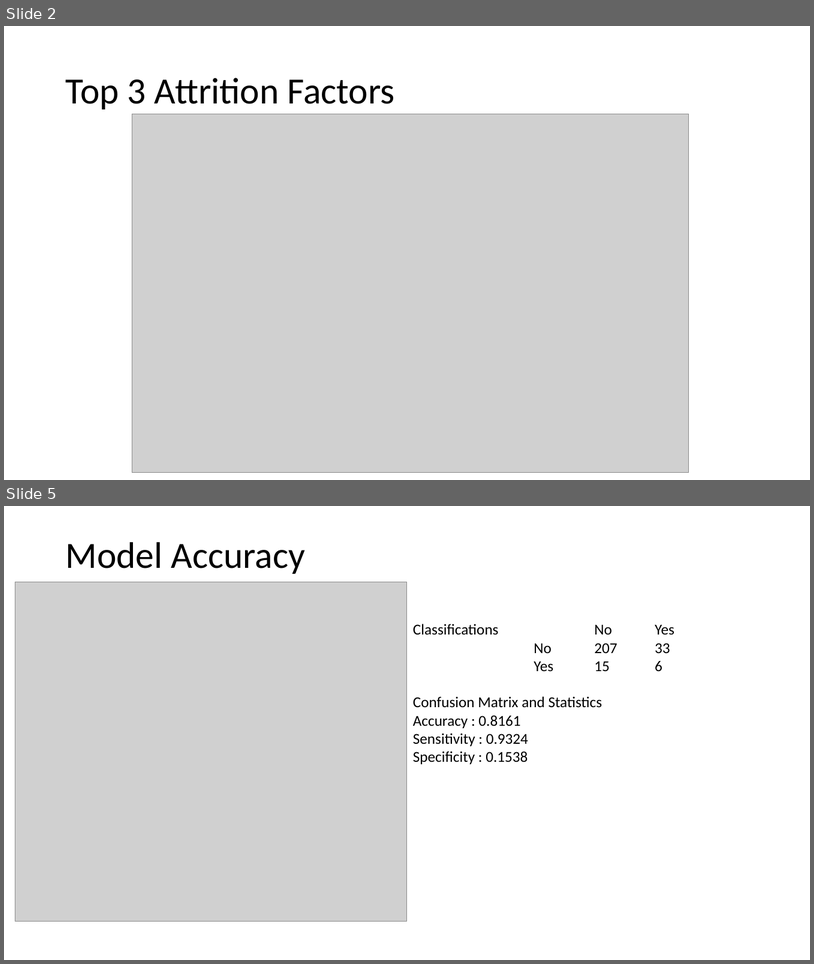
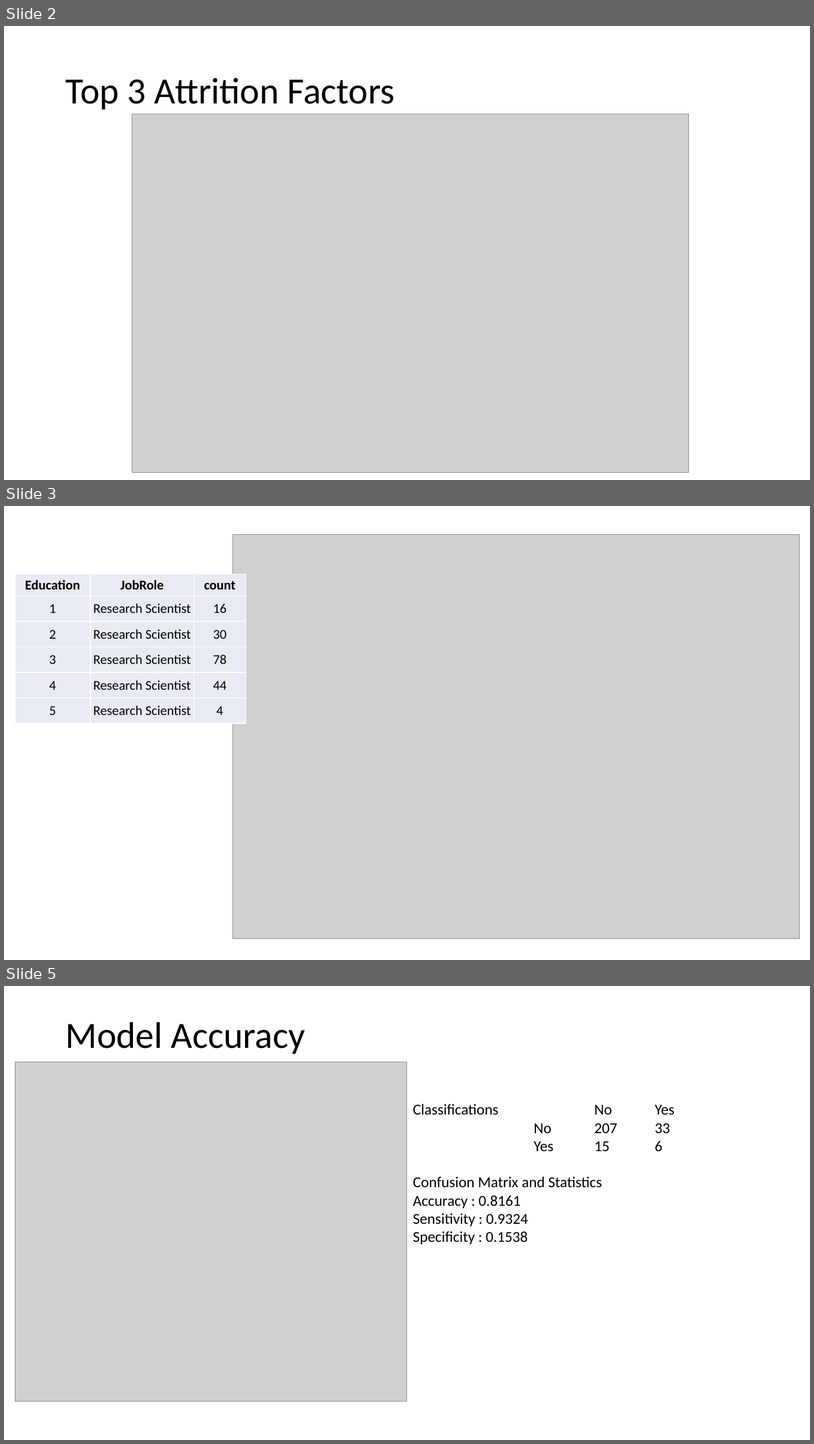
Before and after one commit to cmdre94/CaseStudy2DDS, a slide deck: Attrition Study.pptx. Shown one above the other, each under a label of ours: slides 2 and 5 before the commit, slides 2, 3 and 5 after it; the slides between them are not shown. The pictures are 814x964 and 814x1444 pixels, drawn with LibreOffice and Linux fonts; fonts in the diff are those of the drawing; grey boxes stand for pictures. Boxes give left, top, right and bottom in pixels: in the first picture for what was removed or moved away, otherwise in the second. Text is boxed around its words. In the diff, an @@ line names an element or a change of style, - is before the commit and + after.

```diff
--- a/Attrition Study.pptx
+++ b/Attrition Study.pptx
@@ slide 3 added at (4, 506, 810, 960), background #FFFFFF @@
@@ picture added at (233, 534, 800, 938) @@
@@ table added at (15, 574, 246, 723), 6 rows, 3 columns @@
+Education | JobRole | count
+1 | Research Scientist | 16
+2 | Research Scientist | 30
+3 | Research Scientist | 78
+4 | Research Scientist | 44
+5 | Research Scientist | 4
```
Also in this commit, not shown: 3 other slides added, 2 slides removed, 1 other file.
